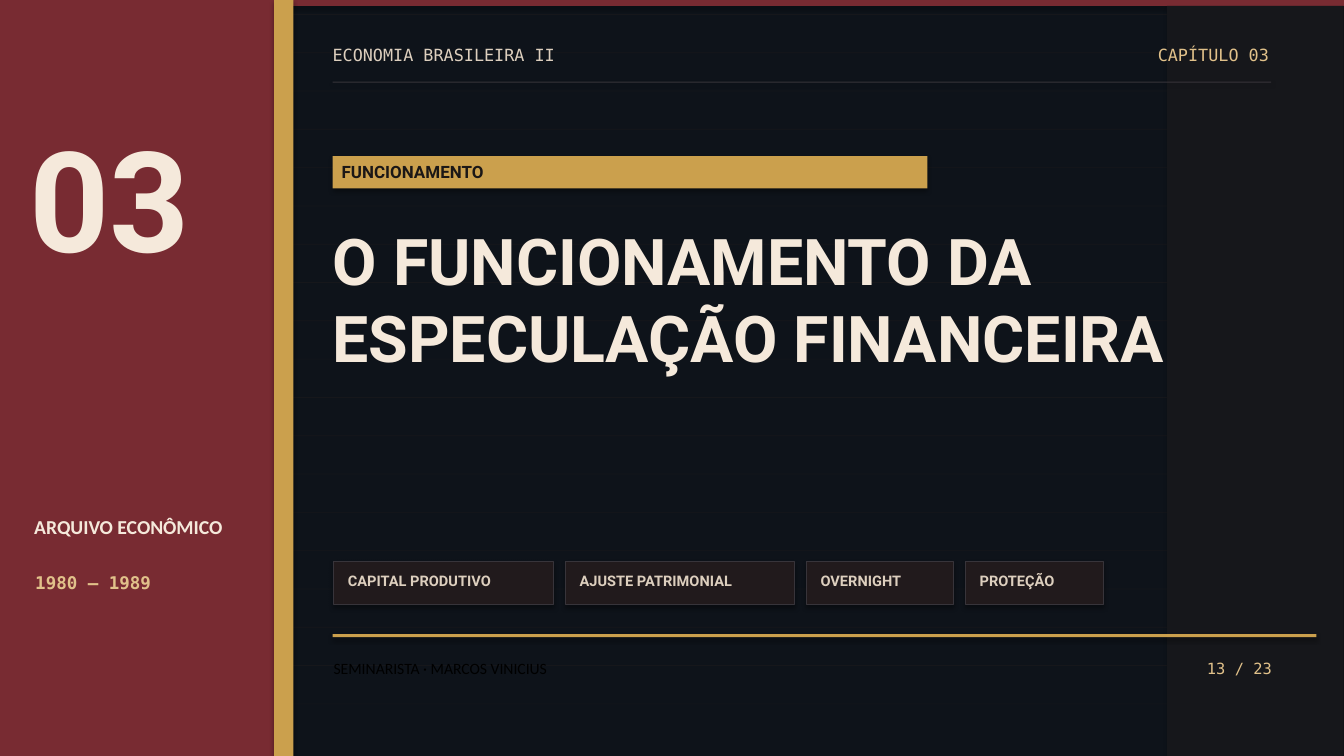
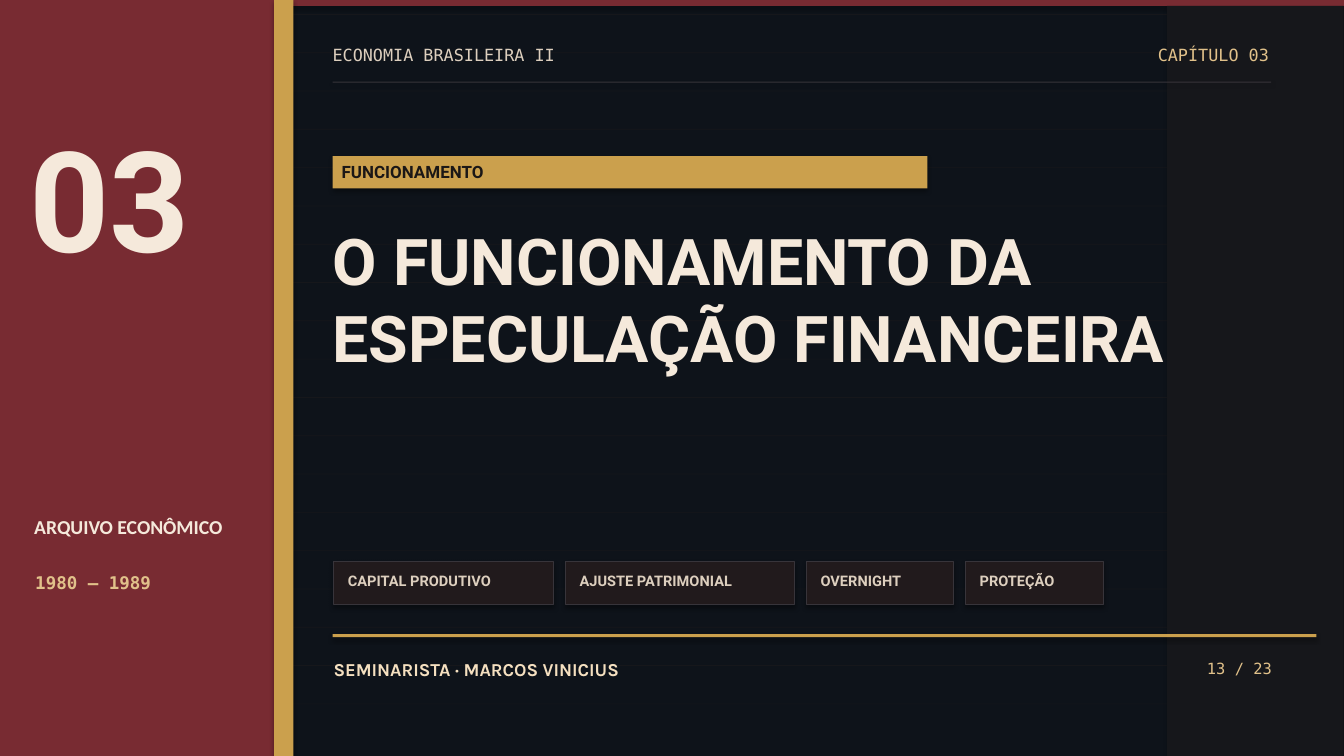
Before and after one commit to AlexandreGSilva07/economia-brasileira-ii-especulacao-financeira-anos-1980, a slide deck: slide 13 of Apresentacao_Economia_Brasileira_II_Especulacao_Financeira_nos_Anos_1980.pptx. Drawn at 1344x756 pixels with LibreOffice and Linux fonts; fonts in the diff are those of the drawing. Boxes give left, top, right and bottom in pixels: in the first picture for what was removed or moved away, otherwise in the second. Text is boxed around its words. In the diff, an @@ line names an element or a change of style, - is before the commit and + after.

```diff
--- a/Apresentacao_Economia_Brasileira_II_Especulacao_Financeira_nos_Anos_1980.pptx
+++ b/Apresentacao_Economia_Brasileira_II_Especulacao_Financeira_nos_Anos_1980.pptx
@@ text added at [334,664,619,677], 13 pt, text #F5E0C0, bold @@
+SEMINARISTA · MARCOS VINICIUS
```
Also in this commit, not shown: 4 other slides changed, 2 other files.
